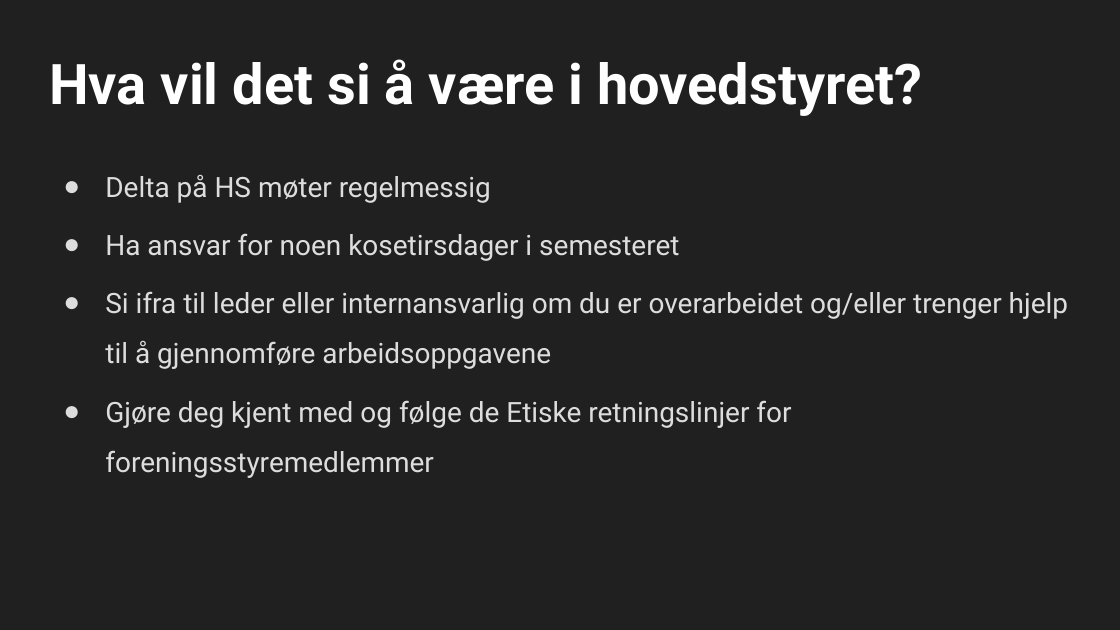
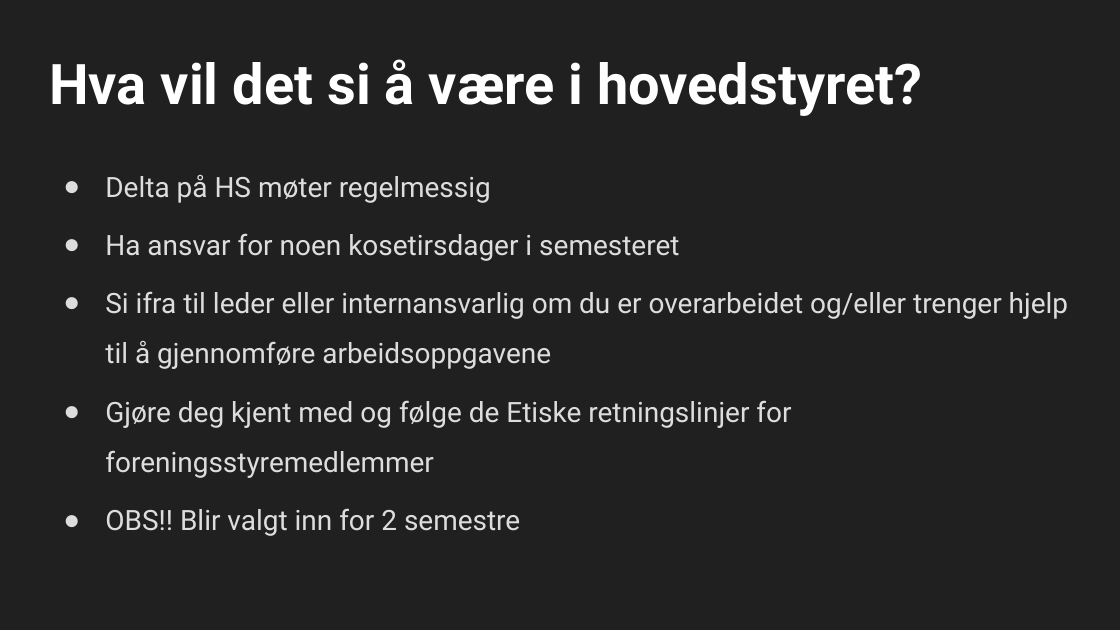
Before and after one commit to cybernetisk/docs, a slide deck: slide 17 of generalforsamling/23V/Generalforsamling V2023.pptx. Drawn at 1120x630 pixels with LibreOffice and Linux fonts; fonts in the diff are those of the drawing; background and template pictures are left out. Boxes give left, top, right and bottom in pixels: in the first picture for what was removed or moved away, otherwise in the second. Text is boxed around its words. In the diff, an @@ line names an element or a change of style, - is before the commit and + after.

```diff
--- a/generalforsamling/23V/Generalforsamling V2023.pptx
+++ b/generalforsamling/23V/Generalforsamling V2023.pptx
@@ text at (x1=105, y1=508, x2=520, y2=536): paragraph added @@
+● OBS!! Blir valgt inn for 2 semestre
```
Also in this commit, not shown: 2 other slides changed, 1 slide added, 2 other files.
